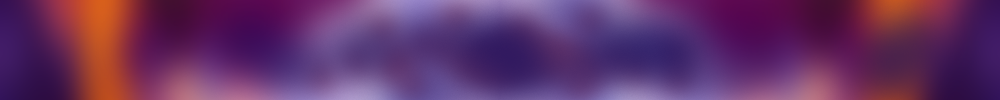
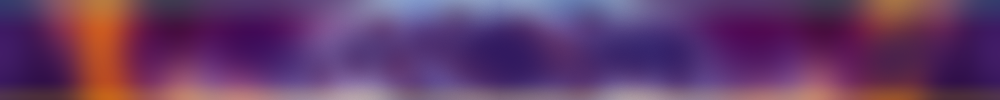
Layer changes from the first 1000 x 100 image to the second:
added layer "top cold glow" (19%) above "bottom warm glow" over (0, 0, 1000, 30)
added layer "bottom warm glow" (14%) above "Layer 1" over (0, 82, 1000, 100)
